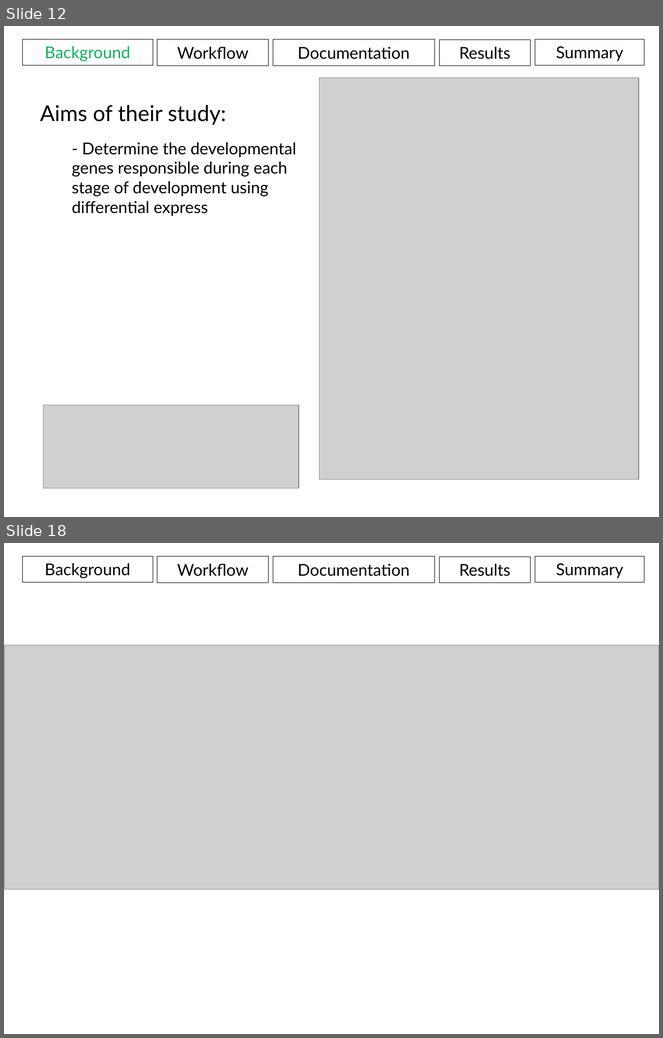
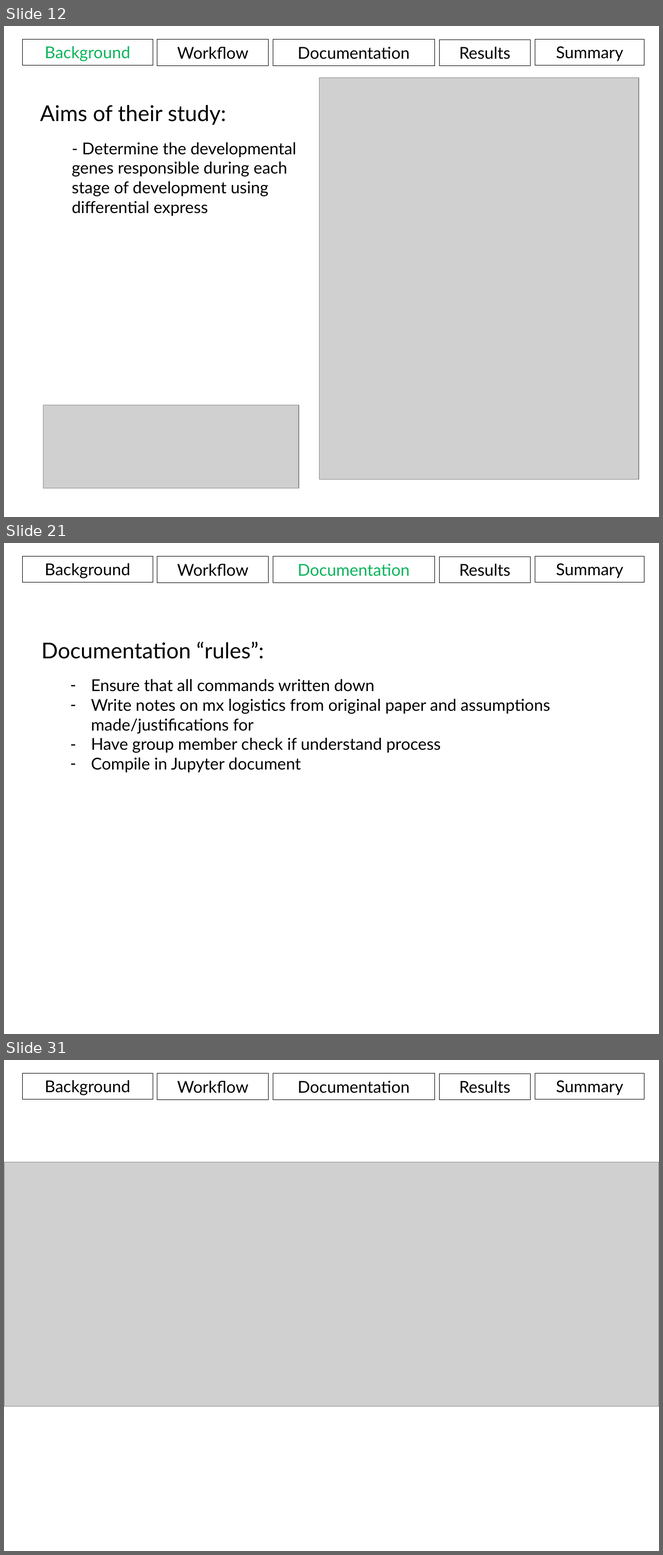
Before and after one commit to aweeger/BCB546X_FinalGroup, a slide deck: Presentation.pptx. Shown one above the other, each under a label of ours: slides 12 and 18 before the commit, slides 12, 21 and 31 after it; the slides between them are not shown. The pictures are 663x1038 and 663x1555 pixels, drawn with LibreOffice and Linux fonts; fonts in the diff are those of the drawing; grey boxes stand for pictures. Boxes give left, top, right and bottom in pixels: in the first picture for what was removed or moved away, otherwise in the second. Text is boxed around its words. In the diff, an @@ line names an element or a change of style, - is before the commit and + after.

```diff
--- a/Presentation.pptx
+++ b/Presentation.pptx
@@ slide 21 added at <box>4,543,659,1034</box>, background #FFFFFF @@
@@ rectangle added at <box>22,556,153,583</box>, outline #000000 0.75 pt, 18 pt, text #000000 @@
+Background
@@ rectangle added at <box>157,557,269,583</box>, outline #000000 0.75 pt, 18 pt, text #000000 @@
+Workflow
@@ rectangle added at <box>273,557,435,583</box>, outline #000000 0.75 pt, 18 pt, text #0AB45A @@
+Documentation
@@ rectangle added at <box>440,557,530,583</box>, outline #000000 0.75 pt, 18 pt, text #000000 @@
+Results
@@ rectangle added at <box>535,556,644,583</box>, outline #000000 0.75 pt, 18 pt, text #000000 @@
+Summary
@@ text added at <box>41,642,264,659</box>, 24 pt, text #000000 @@
+Documentation “rules”:
@@ text added at <box>91,679,550,773</box>, 18 pt, text #000000 @@
+– Ensure that all commands written down
+– Write notes on mx logistics from original paper and assumptions made/justifications for
+– Have group member check if understand process
+– Compile in Jupyter document
@@ what was slide 18 is now slide 31 @@
```
Also in this commit, not shown: 4 slides changed, 13 other slides added, 1 slide removed.
